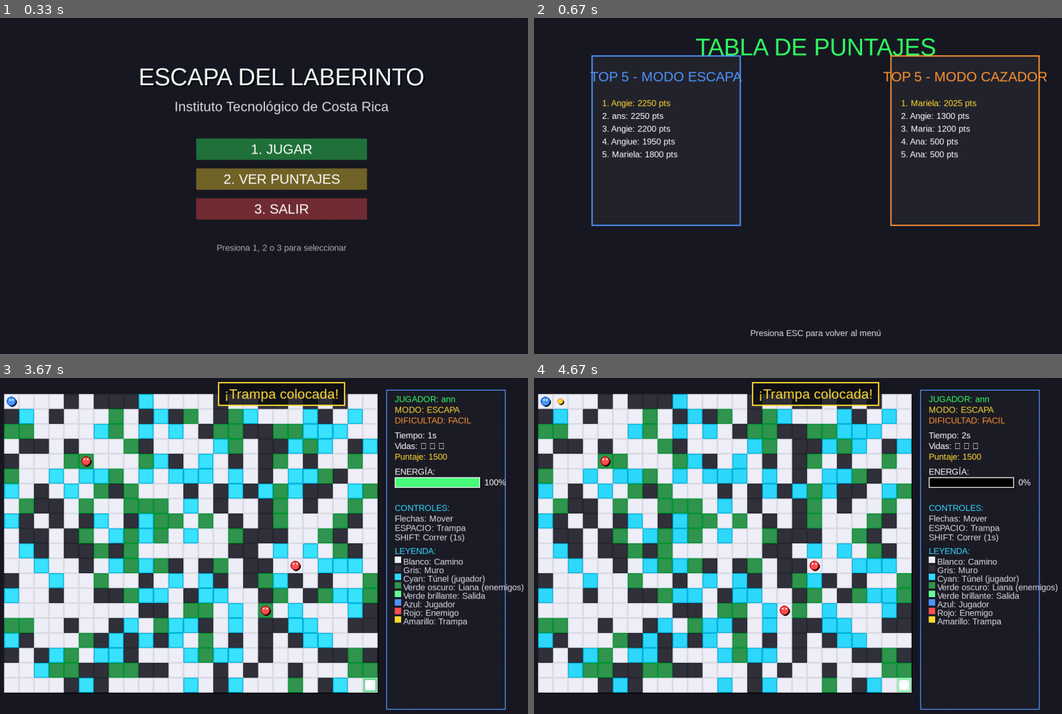
Above: before the commit, frames 1-4 (two rows, left to right).
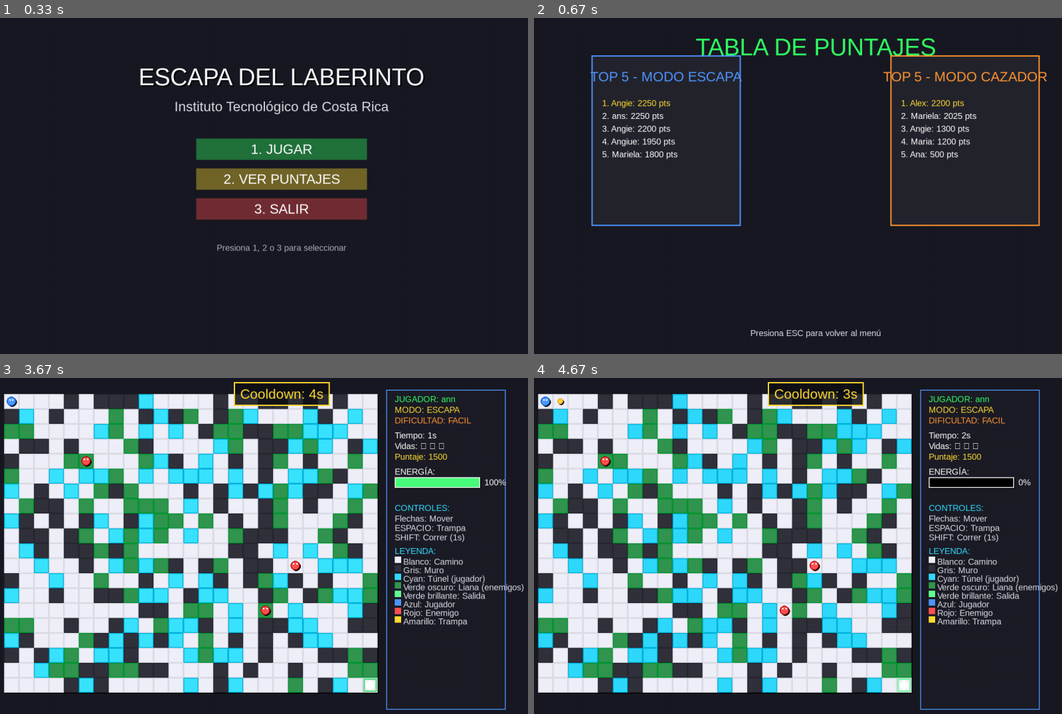
Above: after the commit, the same moments.

Repository: Kerzinsin/Proyecto-II-Intro
Game: pygame game, started from Proyecto 2 Introducción/jugar.py
Same seed, same stepped clock (60 frames per second), same inputs: the game is played once before the commit and once after it.
Inputs:
- Up to frame 1 (0.33 s): no input
- Up to frame 2 (0.67 s): tap 2 at 0.33 s
- Up to frame 3 (3.67 s): hold Esc 0.67-1.13 s; hold Right 0.67-1.13 s; tap 1 at 1.22, 2.1, 2.5, 2.8, 3.13 s; type "an" at 1.55 s; type "n" at 1.75 s; tap Enter at 1.88 s; hold Space 2.98-3.28 s; hold Up 2.98-3.28 s; tap Space at 3.65 s
- Up to frame 4 (4.67 s): hold Right 3.98-4.45 s; tap Space at 4.05, 4.35, 4.55 s; hold Left from 4.48 s (still down); tap Shift at 4.63 s

Frame 1 is identical in both runs. In frame 2, 0.6% of the frame differs, in the area x 71-84%, y 24-39%; in frame 3, 0.6%; in frame 4, 0.6%, in the area x 41-66%, y 1-9%.

Commit message:
Arreglos

Diff:
--- a/Proyecto 2 Introducción/Info/historial.json
+++ b/Proyecto 2 Introducción/Info/historial.json
@@ -30,5 +30,9 @@
     {
         "nombre": "Maria",
         "fecha_registro": "2025-11-28 10:09"
+    },
+    {
+        "nombre": "Alex",
+        "fecha_registro": "2025-11-28 18:58"
     }
 ]
--- a/Proyecto 2 Introducción/Info/top5_cazador.json
+++ b/Proyecto 2 Introducción/Info/top5_cazador.json
@@ -1,4 +1,9 @@
 [
+    {
+        "nombre": "Alex",
+        "puntaje": 2200,
+        "fecha": "2025-11-28 19:00"
+    },
     {
         "nombre": "Mariela",
         "puntaje": 2025,
@@ -18,10 +23,5 @@
         "nombre": "Ana",
         "puntaje": 500,
         "fecha": "2025-11-25 12:45"
-    },
-    {
-        "nombre": "Ana",
-        "puntaje": 500,
-        "fecha": "2025-11-27 20:59"
     }
 ]
--- a/Proyecto 2 Introducción/Modelos/enemigo.py
+++ b/Proyecto 2 Introducción/Modelos/enemigo.py
@@ -3,21 +3,29 @@
 from Modelos.terreno import Camino, Liana
 
 class Enemigo:
-    def __init__(self, fila, columna):
+    def __init__(self, fila, columna, dificultad="normal"):
         self.fila = fila
         self.columna = columna
         self.eliminado = False
         self.tiempo_eliminacion = None
+        self.dificultad = dificultad
+
+        # Tiempos de reaparición según dificultad (en segundos)
+        # Fácil: 10 minutos = 600 segundos
+        # Normal: 5 minutos = 300 segundos
+        # Difícil: 3 minutos = 180 segundos
+        self.tiempos_reaparicion = {
+            "facil": 600,    # 10 minutos
+            "normal": 300,   # 5 minutos
+            "dificil": 180   # 3 minutos
+        }
 
     def obtener_posicion(self):
         return self.fila, self.columna
 
     def puede_moverse(self, mapa, nueva_fila, nueva_columna):
         """Verifica si el enemigo puede moverse a una posición"""
-        if 0 <= nueva_fila < mapa.filas and 0 <= nueva_columna < mapa.columnas:
-            casilla_destino = mapa.matriz[nueva_fila][nueva_columna]
-            return casilla_destino.puede_pasar_enemigo()
-        return False
+        return mapa.puede_pasar_enemigo(nueva_fila, nueva_columna)
 
     def mover_aleatorio(self, mapa):
         """Mueve el enemigo aleatoriamente"""
@@ -168,9 +176,10 @@
         self.tiempo_eliminacion = time.time()
 
     def verificar_reaparicion(self, mapa):
-        """Verifica si el enemigo debe reaparecer después de 10 segundos"""
+        """Verifica si el enemigo debe reaparecer según el tiempo de dificultad"""
         if self.eliminado and self.tiempo_eliminacion:
-            if time.time() - self.tiempo_eliminacion >= 10:
+            tiempo_reaparicion = self.tiempos_reaparicion.get(self.dificultad, 300)
+            if time.time() - self.tiempo_eliminacion >= tiempo_reaparicion:
                 self.reaparecer(mapa)
 
     def reaparecer(self, mapa):
--- a/Proyecto 2 Introducción/Modelos/jugador.py
+++ b/Proyecto 2 Introducción/Modelos/jugador.py
@@ -1,5 +1,4 @@
 import time
-from Modelos.terreno import Tunel
 
 class Jugador:
     def __init__(self, fila, columna):
@@ -22,10 +21,7 @@
         return self.fila, self.columna
 
     def puede_moverse(self, mapa, nueva_fila, nueva_columna):
-        if 0 <= nueva_fila < mapa.filas and 0 <= nueva_columna < mapa.columnas:
-            casilla_destino = mapa.matriz[nueva_fila][nueva_columna]
-            return casilla_destino.puede_pasar_jugador()
-        return False
+        return mapa.puede_pasar_jugador(nueva_fila, nueva_columna)
 
     def mover(self, direccion, mapa):
         """Mueve al jugador en la dirección especificada"""
@@ -63,9 +59,9 @@
                 self.corriendo = False
                 self.tiempo_inicio_correr = None
 
-        casilla_actual = mapa.matriz[self.fila][self.columna]
+        codigo_actual = mapa.obtener_codigo(self.fila, self.columna)
 
-        if isinstance(casilla_actual, Tunel):
+        if codigo_actual == mapa.CODIGO_TUNEL:
             if not self.en_tunel:
                 self.en_tunel = True
                 self.tiempo_en_tunel = tiempo_actual
--- a/Proyecto 2 Introducción/Modelos/mapa.py
+++ b/Proyecto 2 Introducción/Modelos/mapa.py
@@ -3,31 +3,71 @@
 from Modelos.terreno import Camino, Muro, Tunel, Liana
 
 class Mapa:
+    # Códigos numéricos para la matriz (obligatorio según instrucciones)
+    CODIGO_CAMINO = 0
+    CODIGO_MURO = 1
+    CODIGO_TUNEL = 2
+    CODIGO_LIANA = 3
+
     def __init__(self, filas, columnas):
         self.filas = filas
         self.columnas = columnas
-        self.matriz = []
+        self.matriz = []  # Matriz numérica obligatoria
         self.pos_inicio = None
         self.pos_salida = None
         self.trampas = []
         self.generar_mapa()
 
+    def puede_pasar_jugador(self, fila, columna):
+        """Verifica si el jugador puede pasar por una posición"""
+        if 0 <= fila < self.filas and 0 <= columna < self.columnas:
+            codigo = self.matriz[fila][columna]
+            # Jugador puede pasar por Camino (0) y Tunel (2)
+            return codigo == self.CODIGO_CAMINO or codigo == self.CODIGO_TUNEL
+        return False
+
+    def puede_pasar_enemigo(self, fila, columna):
+        """Verifica si el enemigo puede pasar por una posición"""
+        if 0 <= fila < self.filas and 0 <= columna < self.columnas:
+            codigo = self.matriz[fila][columna]
+            # Enemigo puede pasar por Camino (0) y Liana (3)
+            return codigo == self.CODIGO_CAMINO or codigo == self.CODIGO_LIANA
+        return False
+
+    def obtener_codigo(self, fila, columna):
+        """Obtiene el código numérico de una posición"""
+        if 0 <= fila < self.filas and 0 <= columna < self.columnas:
+            return self.matriz[fila][columna]
+        return self.CODIGO_MURO
+
+    def obtener_simbolo(self, fila, columna):
+        """Obtiene el símbolo de una posición basado en su código"""
+        codigo = self.obtener_codigo(fila, columna)
+        simbolos = {
+            self.CODIGO_CAMINO: " ",
+            self.CODIGO_MURO: "#",
+            self.CODIGO_TUNEL: "T",
+            self.CODIGO_LIANA: "L"
+        }
+        return simbolos.get(codigo, "#")
+
     def generar_mapa(self):
         """Genera un mapa aleatorio garantizando camino válido"""
         intentos = 0
         max_intentos = 100
 
         while intentos < max_intentos:
-            tipos_casillas = [Camino, Muro, Tunel, Liana]
+            # Generar matriz numérica (obligatorio según instrucciones)
+            codigos = [self.CODIGO_CAMINO, self.CODIGO_MURO, self.CODIGO_TUNEL, self.CODIGO_LIANA]
             pesos = [50, 20, 15, 15]
 
             self.matriz = [
-                [random.choices(tipos_casillas, weights=pesos)[0]() for _ in range(self.columnas)]
+                [random.choices(codigos, weights=pesos)[0] for _ in range(self.columnas)]
                 for _ in range(self.filas)
             ]
 
             self.pos_inicio = (0, 0)
-            self.matriz[0][0] = Camino()
+            self.matriz[0][0] = self.CODIGO_CAMINO
 
             self.pos_salida = self._generar_salida_valida()
 
@@ -40,10 +80,10 @@
 
     def _generar_salida_valida(self):
         """Genera una salida válida en un camino"""
-        if isinstance(self.matriz[self.filas - 1][self.columnas - 1], Camino):
+        if self.matriz[self.filas - 1][self.columnas - 1] == self.CODIGO_CAMINO:
             return (self.filas - 1, self.columnas - 1)
 
-        self.matriz[self.filas - 1][self.columnas - 1] = Camino()
+        self.matriz[self.filas - 1][self.columnas - 1] = self.CODIGO_CAMINO
         return (self.filas - 1, self.columnas - 1)
 
     def generar_salidas_multiples(self, num_salidas):
@@ -56,19 +96,19 @@
         posiciones_borde = []
 
         for c in range(1, self.columnas):
-            if isinstance(self.matriz[0][c], Camino):
+            if self.matriz[0][c] == self.CODIGO_CAMINO:
                 posiciones_borde.append((0, c))
 
         for c in range(self.columnas - 1):
-            if isinstance(self.matriz[self.filas - 1][c], Camino):
+            if self.matriz[self.filas - 1][c] == self.CODIGO_CAMINO:
                 posiciones_borde.append((self.filas - 1, c))
 
         for f in range(1, self.filas):
-            if isinstance(self.matriz[f][0], Camino):
+            if self.matriz[f][0] == self.CODIGO_CAMINO:
                 posiciones_borde.append((f, 0))
 
         for f in range(self.filas - 1):
-            if isinstance(self.matriz[f][self.columnas - 1], Camino):
+            if self.matriz[f][self.columnas - 1] == self.CODIGO_CAMINO:
                 posiciones_borde.append((f, self.columnas - 1))
 
         num_adicionales = min(num_salidas - 1, len(posiciones_borde))
@@ -102,9 +142,7 @@
 
                 if 0 <= nueva_fila < self.filas and 0 <= nueva_columna < self.columnas:
                     if (nueva_fila, nueva_columna) not in visitados:
-                        casilla = self.matriz[nueva_fila][nueva_columna]
-
-                        if casilla.puede_pasar_jugador():
+                        if self.puede_pasar_jugador(nueva_fila, nueva_columna):
                             visitados.add((nueva_fila, nueva_columna))
                             cola.append((nueva_fila, nueva_columna))
         return False
@@ -115,25 +153,28 @@
         fila_destino, columna_destino = self.pos_salida
 
         while fila_actual != fila_destino:
-            self.matriz[fila_actual][columna_actual] = Camino()
+            self.matriz[fila_actual][columna_actual] = self.CODIGO_CAMINO
             if fila_actual < fila_destino:
                 fila_actual += 1
             else:
                 fila_actual -= 1
 
         while columna_actual != columna_destino:
-            self.matriz[fila_actual][columna_actual] = Camino()
+            self.matriz[fila_actual][columna_actual] = self.CODIGO_CAMINO
             if columna_actual < columna_destino:
                 columna_actual += 1
             else:
                 columna_actual -= 1
 
-        self.matriz[fila_destino][columna_destino] = Camino()
+        self.matriz[fila_destino][columna_destino] = self.CODIGO_CAMINO
 
     def mostrar_matriz(self):
         """Muestra el mapa con símbolos"""
-        for fila in self.matriz:
-            print("".join(c.simbolo for c in fila))
+        for f in range(self.filas):
+            fila_str = ""
+            for c in range(self.columnas):
+                fila_str += self.obtener_simbolo(f, c)
+            print(fila_str)
 
     def mostrar_con_jugador_enemigo(self, jugador, enemigos=None):
         """Muestra el mapa con jugador, enemigos y trampas"""
@@ -161,9 +202,9 @@
                             enemigo_aqui = True
 
                     if not enemigo_aqui:
-                        fila_str += self.matriz[f][c].simbolo
+                        fila_str += self.obtener_simbolo(f, c)
                 else:
-                    fila_str += self.matriz[f][c].simbolo
+                    fila_str += self.obtener_simbolo(f, c)
             print(fila_str)
         print("\nLeyenda: J=Jugador | E=Enemigo | X=Trampa | #=Muro | T=Túnel | L=Liana | (espacio)=Camino")
 
@@ -176,8 +217,7 @@
         posiciones = []
         for f in range(self.filas):
             for c in range(self.columnas):
-                casilla = self.matriz[f][c]
-                if casilla.puede_pasar_enemigo():
+                if self.puede_pasar_enemigo(f, c):
                     if (f, c) != self.pos_inicio and (f, c) != self.pos_salida:
                         posiciones.append((f, c))
         return posiciones
@@ -189,8 +229,8 @@
 
         for f in range(self.filas):
             for c in range(self.columnas):
-                casilla = self.matriz[f][c]
-                if isinstance(casilla, Camino) or isinstance(casilla, Liana):
+                codigo = self.matriz[f][c]
+                if codigo == self.CODIGO_CAMINO or codigo == self.CODIGO_LIANA:
                     if (f, c) != self.pos_inicio and (f, c) != self.pos_salida:
                         dist = abs(f - pos_jugador[0]) + abs(c - pos_jugador[1])
                         if dist >= 5:
--- a/Proyecto 2 Introducción/jugar.py
+++ b/Proyecto 2 Introducción/jugar.py
@@ -96,6 +96,9 @@
 
         self.animacion_tiempo = 0
         self.ultima_posicion_jugador = None
+
+        # Tracking de puntos de trampa para modo escapa
+        self.puntos_trampa = 0
 
         self.gestor_sonidos.reproducir_musica()
 
@@ -448,13 +451,15 @@
             if posiciones_validas:
                 pos = random.choice(posiciones_validas)
                 posiciones_validas.remove(pos)
-                enemigo = Enemigo(pos[0], pos[1])
+                enemigo = Enemigo(pos[0], pos[1], dificultad=self.dificultad)
                 self.enemigos.append(enemigo)
 
         if self.modo_actual == "escapa":
             self.puntaje = 1500
+            self.puntos_trampa = 0
         else:
             self.puntaje = 0
+            self.puntos_trampa = 0
 
         self.tiempo_inicio = time.time()
         self.ultimo_movimiento_enemigos = time.time()
@@ -475,6 +480,16 @@
                 direccion = "derecha"
             elif evento.key == pygame.K_SPACE:
                 if self.modo_actual == "escapa":
+                    # Verificar cooldown de 5 segundos después de matar un enemigo
+                    pos_actual = self.jugador.obtener_posicion()
+                    tiempo_actual = time.time()
+                    if pos_actual in self.jugador.cooldown_trampa:
+                        tiempo_cooldown = self.jugador.cooldown_trampa[pos_actual]
+                        if tiempo_actual - tiempo_cooldown < 5:
+                            tiempo_restante = int(5 - (tiempo_actual - tiempo_cooldown))
+                            self.mostrar_mensaje(f"Cooldown: {tiempo_restante}s", 1.0)
+                            return
+
                     if self.jugador.colocar_trampa():
                         self.gestor_sonidos.reproducir_sonido('trampa_colocada')
                         self.mostrar_mensaje("¡Trampa colocada!", 1.0)
@@ -543,8 +558,13 @@
                     if self.jugador.verificar_trampa_activada(enemigo.obtener_posicion()):
                         self.gestor_sonidos.reproducir_sonido('trampa_activada')
                         enemigo.eliminar()
-                        self.puntaje += 100
+                        puntos_trampa = 100
+                        self.puntaje += puntos_trampa
+                        self.puntos_trampa += puntos_trampa
                         self.mostrar_mensaje("¡Trampa activada! +100 pts", 1.0)
+                        # Activar cooldown de 5 segundos para la posición de la trampa
+                        pos_trampa = enemigo.obtener_posicion()
+                        self.jugador.cooldown_trampa[pos_trampa] = time.time()
                         self.generar_nuevo_enemigo()
 
             for enemigo in self.enemigos:
@@ -565,9 +585,8 @@
                 self.gestor_sonidos.reproducir_sonido('victoria')
                 self.finalizar_juego_victoria()
 
-        casilla_actual = self.mapa.matriz[pos_jugador[0]][pos_jugador[1]]
-        from Modelos.terreno import Tunel
-        if isinstance(casilla_actual, Tunel) and self.jugador.energia < 100:
+        codigo_actual = self.mapa.obtener_codigo(pos_jugador[0], pos_jugador[1])
+        if codigo_actual == self.mapa.CODIGO_TUNEL and self.jugador.energia < 100:
             if random.random() < 0.1:
                 self.gestor_sonidos.reproducir_sonido('energia_recuperada', 0.2)
 
@@ -576,7 +595,7 @@
         posiciones_validas = self.mapa.obtener_posiciones_validas_para_captura(self.jugador)
         if posiciones_validas:
             pos = random.choice(posiciones_validas)
-            nuevo_enemigo = Enemigo(pos[0], pos[1])
+            nuevo_enemigo = Enemigo(pos[0], pos[1], dificultad=self.dificultad)
             self.enemigos.append(nuevo_enemigo)
 
     def dibujar_juego(self):
@@ -595,8 +614,7 @@
                 x = offset_x + col * TAMANO_CELDA
                 y = offset_y + fila * TAMANO_CELDA
 
-                casilla = self.mapa.matriz[fila][col]
-                codigo = casilla.codigo
+                codigo = self.mapa.obtener_codigo(fila, col)
 
                 if codigo == 0:  # Camino
                     color_base = COLOR_CAMINO
@@ -846,11 +864,14 @@
         """Finaliza el juego con victoria"""
         tiempo_total = int(time.time() - self.tiempo_inicio)
 
+        # Asegurar que los puntos de trampa estén incluidos
+        # Los puntos de trampa ya están en self.puntaje, pero los guardamos explícitamente
         self.puntaje += 1000
 
         multiplicadores = {"facil": 1.0, "normal": 1.5, "dificil": 2.0}
         mult = multiplicadores[self.dificultad]
 
+        # El puntaje ya incluye los puntos de trampa (self.puntos_trampa está incluido en self.puntaje)
         self.puntaje = int(self.puntaje * mult)
         self.sistema_puntuacion.guardar_puntaje(self.nombre_jugador, self.puntaje, self.modo_actual)
 
